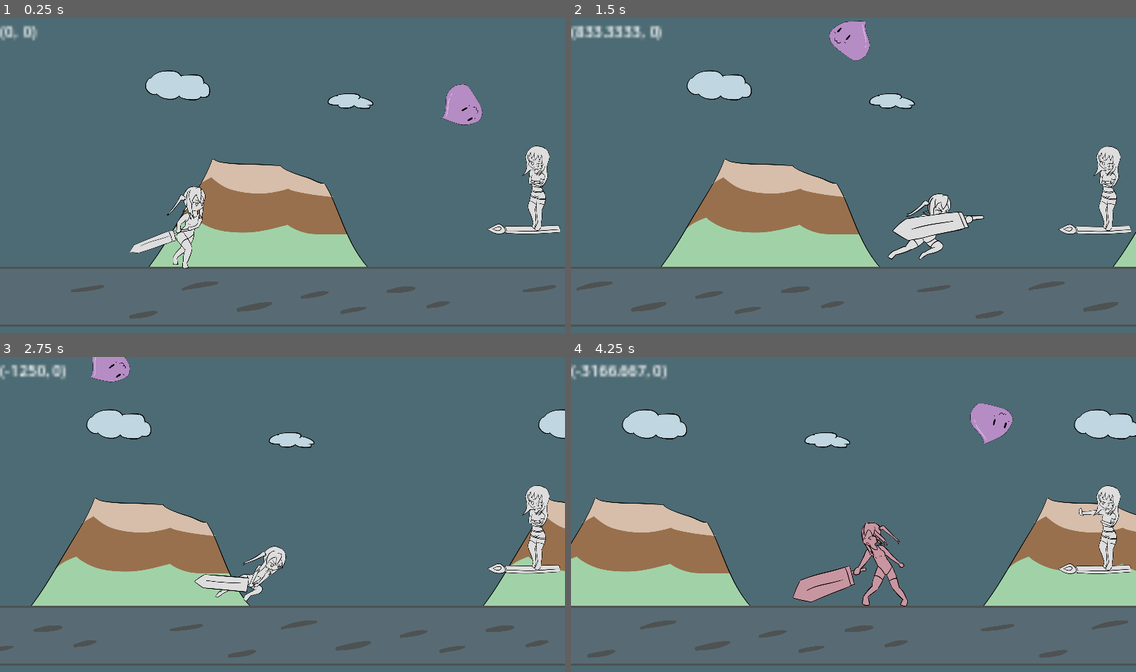
Above: before the commit, frames 1-4 (two rows, left to right).
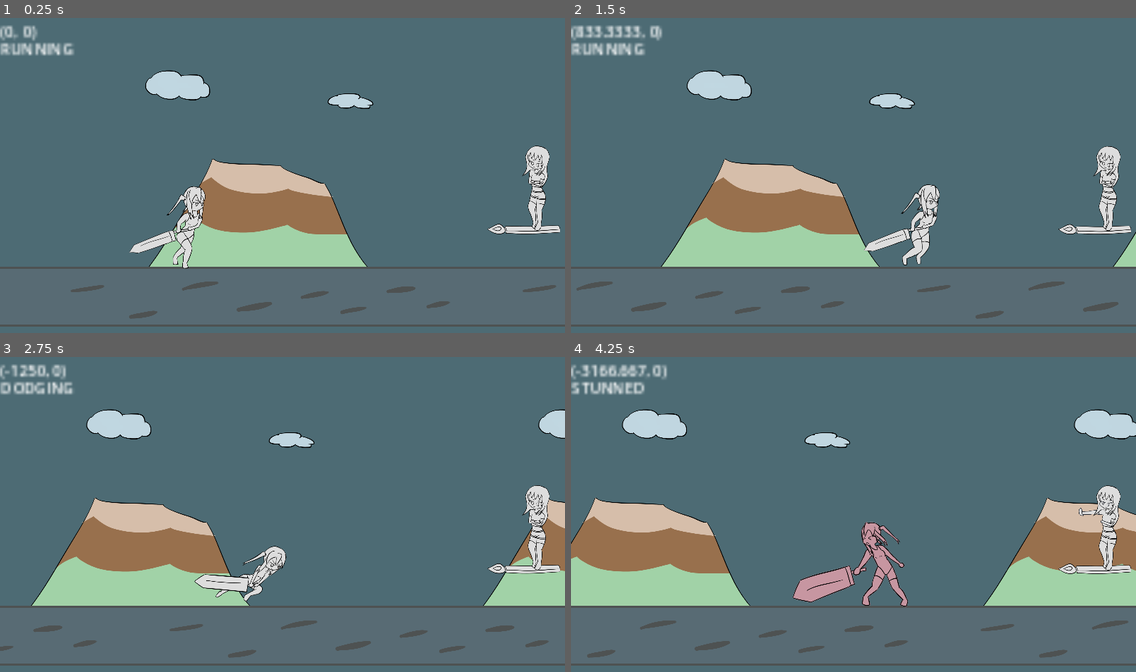
Above: after the commit, the same moments.

Repository: BeatMil/Animurun
Game: Godot game, scene res://scenes/forest.tscn
Two runs of this game, one before a commit and one after it. Both use one fixed random seed, a clock stepped at 60 frames per second and the inputs below.
Inputs:
- Up to frame 1 (0.25 s): no input
- Up to frame 2 (1.5 s): hold J (attack) 0.53-1.28 s; hold D (move_right) from 0.53 s (still down); tap Space (jump) at 0.77 s; tap K (block, bound only before the commit) at 1.35 s
- Up to frame 3 (2.75 s): tap Space (jump) at 1.52 s; release D (move_right) at 2.03 s; hold A (move_left) from 2.03 s (still down); hold L (dodge) from 2.03 s (still down)
- Up to frame 4 (4.25 s): release A (move_left) at 2.78 s; release L (dodge) at 2.78 s; hold D (move_right) from 2.78 s (still down); tap J (attack) at 2.85 s; tap Space (jump) at 3.02, 3.77 s; hold K (block, bound only before the commit) from 3.53 s (still down)

The runs differ from the first frame. In frame 1, 1.1% of the frame differs, in the area x 0-86%, y 7-35%; in frame 2, 2.8%, in the area x 0-74%, y 0-79%; in frame 3, 0.9%; in frame 4, 1.1%.

Commit message:
Add print chiichan's state on screen

Diff:
--- a/project.godot
+++ b/project.godot
@@ -41,8 +41,7 @@
 }
 block={
 "deadzone": 0.5,
-"events": [Object(InputEventKey,"resource_local_to_scene":false,"resource_name":"","device":-1,"window_id":0,"alt_pressed":false,"shift_pressed":false,"ctrl_pressed":false,"meta_pressed":false,"pressed":false,"keycode":0,"physical_keycode":75,"key_label":0,"unicode":107,"echo":false,"script":null)
-]
+"events": []
 }
 dodge={
 "deadzone": 0.5,
--- a/scenes/forest.tscn
+++ b/scenes/forest.tscn
@@ -1615,6 +1615,14 @@
 scale = Vector2(3.2052, 3.59681)
 text = "chiichan_velocity: "
 
+[node name="chiichan_state" type="Label" parent="CanvasLayer"]
+offset_left = 1.0
+offset_top = 58.0
+offset_right = 141.0
+offset_bottom = 84.0
+scale = Vector2(3.2052, 3.59681)
+text = "chiichan_state: "
+
 [node name="Markers" type="Node" parent="."]
 
 [node name="EnemySpawnPos" type="Marker2D" parent="Markers"]
--- a/scripts/forest.gd
+++ b/scripts/forest.gd
@@ -9,7 +9,8 @@
 
 # Configs
 # var enemy_spawn_order: Array = [spawn_triple01, spawn_triple02, spawn_triple03, spawn_triple04, spawn_triple05, spawn_five_bombs, spawn_five_ground_bombs, spawn_2rock_1speed, spawn_2rock_1slime, spawn_slime_rocks, spawn_2bomb_rock_slime]
-var enemy_spawn_order: Array = [spawn_boom_slime]
+# var enemy_spawn_order: Array = [spawn_boom_slime]
+var enemy_spawn_order: Array = []
 var order_index: int = 0
 var is_random_spawn = true
 var rng = RandomNumberGenerator.new()
@@ -27,6 +28,7 @@
 func _process(_delta):
 	# debug pp
 	$"CanvasLayer/chiichan_velocity".text = str($"Chiichan".velocity)
+	$"CanvasLayer/chiichan_state".text = str($"Chiichan".States.keys()[$"Chiichan".state])
 
 
 func spawner() -> void:
@@ -173,7 +175,6 @@
 	node1.throw_bomb(Vector2(-2200, -2200))
 
 
-
 func spawn_triple05() -> void:
 	var slime1 = SLIME.instantiate()
 	slime1.position = $"Markers/EnemySpawnPos".position
